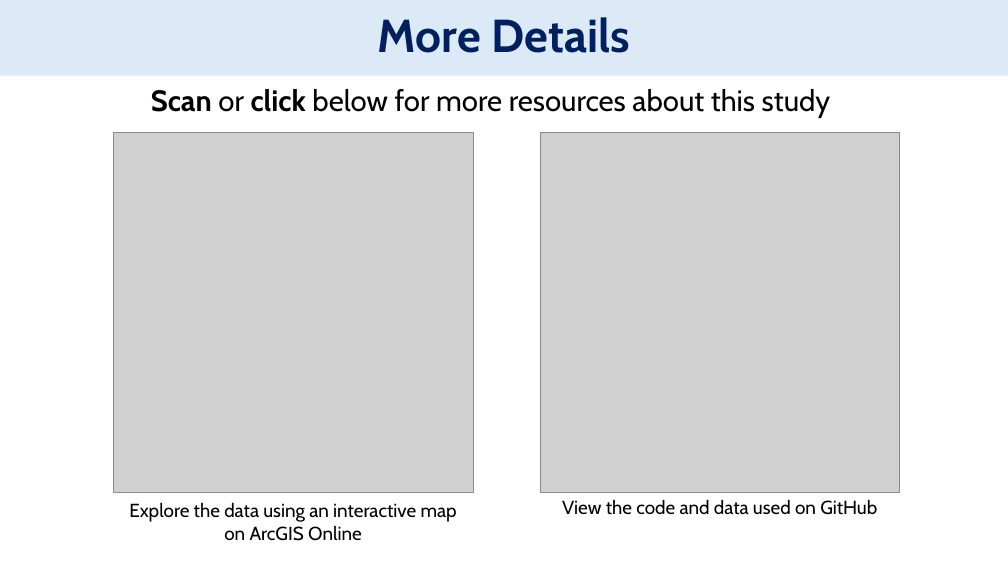
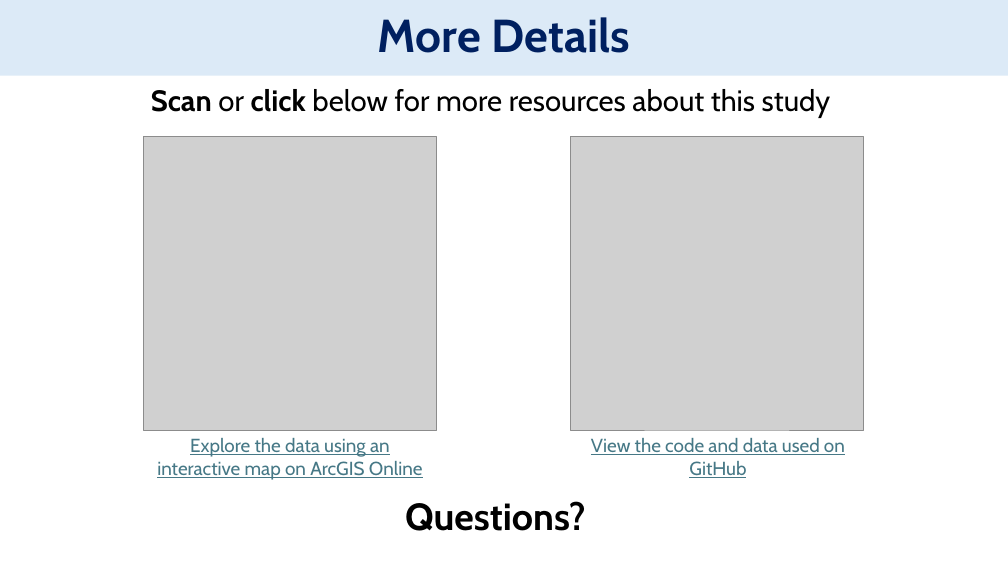
Before and after one commit to bofethe/signal-four, a slide deck: slide 14 of PredictiveCrashAnalysis.pptx. Drawn at 1008x567 pixels with LibreOffice and Linux fonts; fonts in the diff are those of the drawing; grey boxes stand for pictures. Boxes give left, top, right and bottom in pixels: in the first picture for what was removed or moved away, otherwise in the second. Text is boxed around its words. In the diff, an @@ line names an element or a change of style, - is before the commit and + after.

```diff
--- a/PredictiveCrashAnalysis.pptx
+++ b/PredictiveCrashAnalysis.pptx
@@ picture: place and size @@
-picture at bbox=[113, 132, 473, 492]
+picture at bbox=[144, 137, 437, 430]
@@ picture: place and size @@
-picture at bbox=[540, 132, 900, 492]
+picture at bbox=[570, 137, 864, 430]
@@ text "Explore the data using an ..." at bbox=[157, 438, 423, 480]: text colour #000000 to #467886, underline on @@
@@ text "Explore the data using an ...": place and size @@
-text "Explore the data using an ..." at bbox=[129, 502, 457, 541]
+text "Explore the data using an ..." at bbox=[157, 438, 423, 480]
@@ text "View the code and data ...": place and size @@
-text "View the code and data ..." at bbox=[562, 499, 877, 515]
+text "View the code and data ..." at bbox=[591, 438, 845, 478]
@@ text "View the code and data ..." at bbox=[591, 438, 845, 478]: text colour #000000 to #467886, underline on @@
@@ text added at bbox=[405, 501, 586, 531], 36 pt, text #000000, bold @@
+Questions?
```
Also in this commit, not shown: 5 other slides changed, 1 slide removed, 4 other files.
